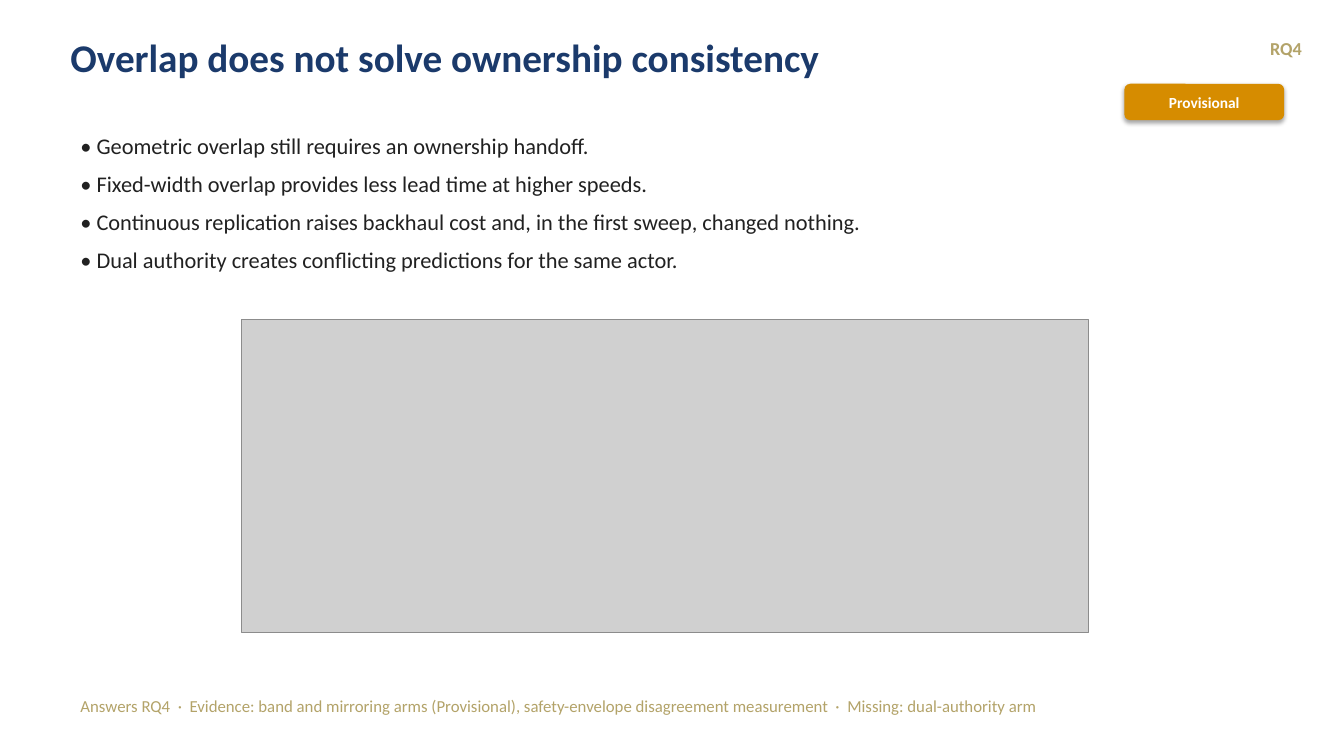
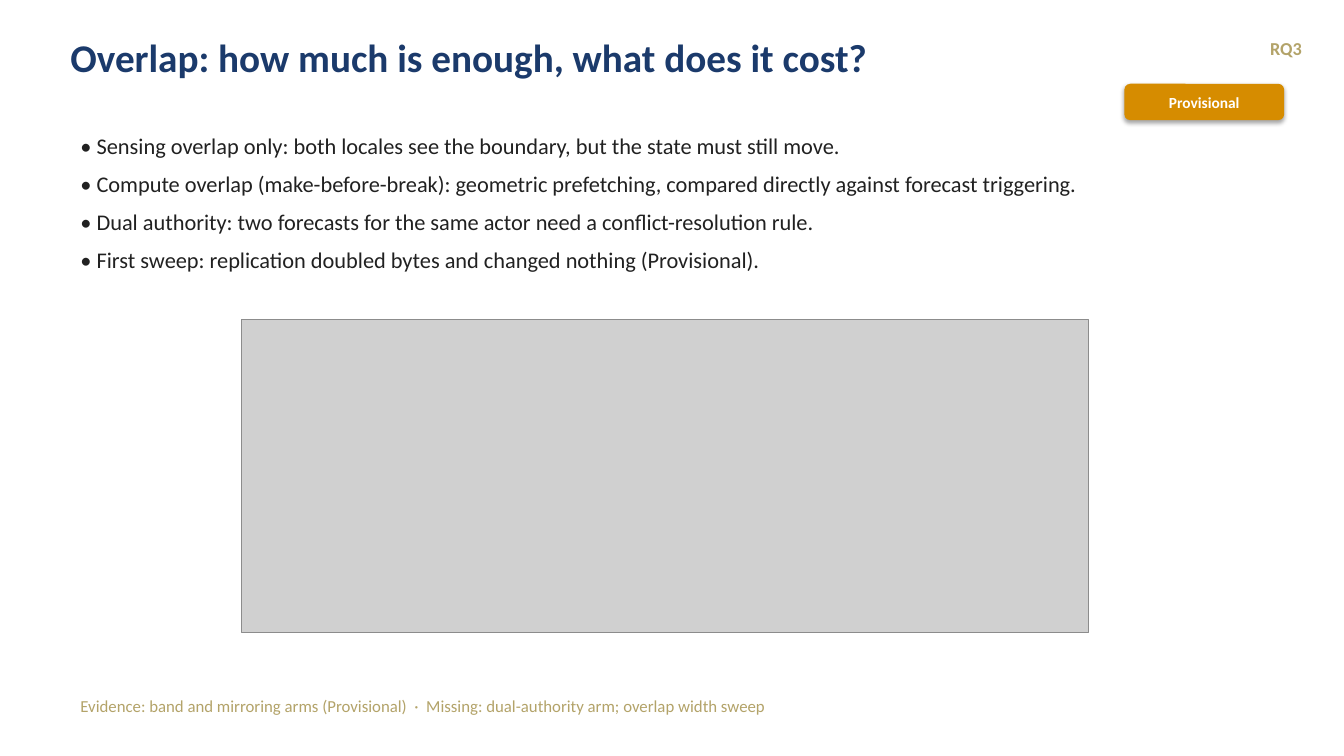
Before and after one commit to tlandle/eCAV, a slide deck: slide 13 of docs/kb/decks/khonsu_story_2026-09-04.pptx (slide 12 before the commit). Drawn at 1344x756 pixels with LibreOffice and Linux fonts; fonts in the diff are those of the drawing; grey boxes stand for pictures. Boxes give left, top, right and bottom in pixels: in the first picture for what was removed or moved away, otherwise in the second. Text is boxed around its words. In the diff, an @@ line names an element or a change of style, - is before the commit and + after.

```diff
--- a/docs/kb/decks/khonsu_story_2026-09-04.pptx
+++ b/docs/kb/decks/khonsu_story_2026-09-04.pptx
@@ text at <box>70,44,867,79</box>: text changed @@
-Overlap does not solve ownership consistency
+Overlap: how much is enough, what does it cost?
@@ text at <box>1270,43,1302,58</box>: text changed @@
-RQ4
+RQ3
@@ text at <box>97,138,1076,272</box>: text changed @@
-• Geometric overlap still requires an ownership handoff.
-• Fixed-width overlap provides less lead time at higher speeds.
-• Continuous replication raises backhaul cost and, in the first sweep, changed nothing.
-• Dual authority creates conflicting predictions for the same actor.
+• Sensing overlap only: both locales see the boundary, but the state must still move.
+• Compute overlap (make-before-break): geometric prefetching, compared directly against forecast triggering.
+• Dual authority: two forecasts for the same actor need a conflict-resolution rule.
+• First sweep: replication doubled bytes and changed nothing (Provisional).
@@ text at <box>80,700,765,715</box>: text changed @@
-Answers RQ4 · Evidence: band and mirroring arms (Provisional), safety-envelope disagreement measurement · Missing: dual-authority arm
+Evidence: band and mirroring arms (Provisional) · Missing: dual-authority arm; overlap width sweep
```
Also in this commit, not shown: 7 other slides changed, 8 slides added, 8 slides removed, 1 other file.
